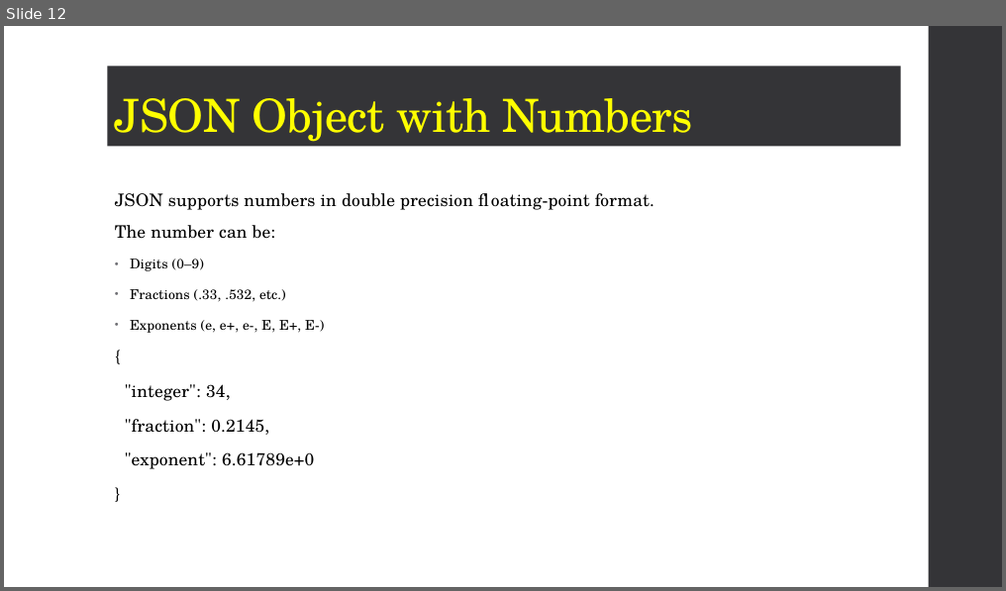
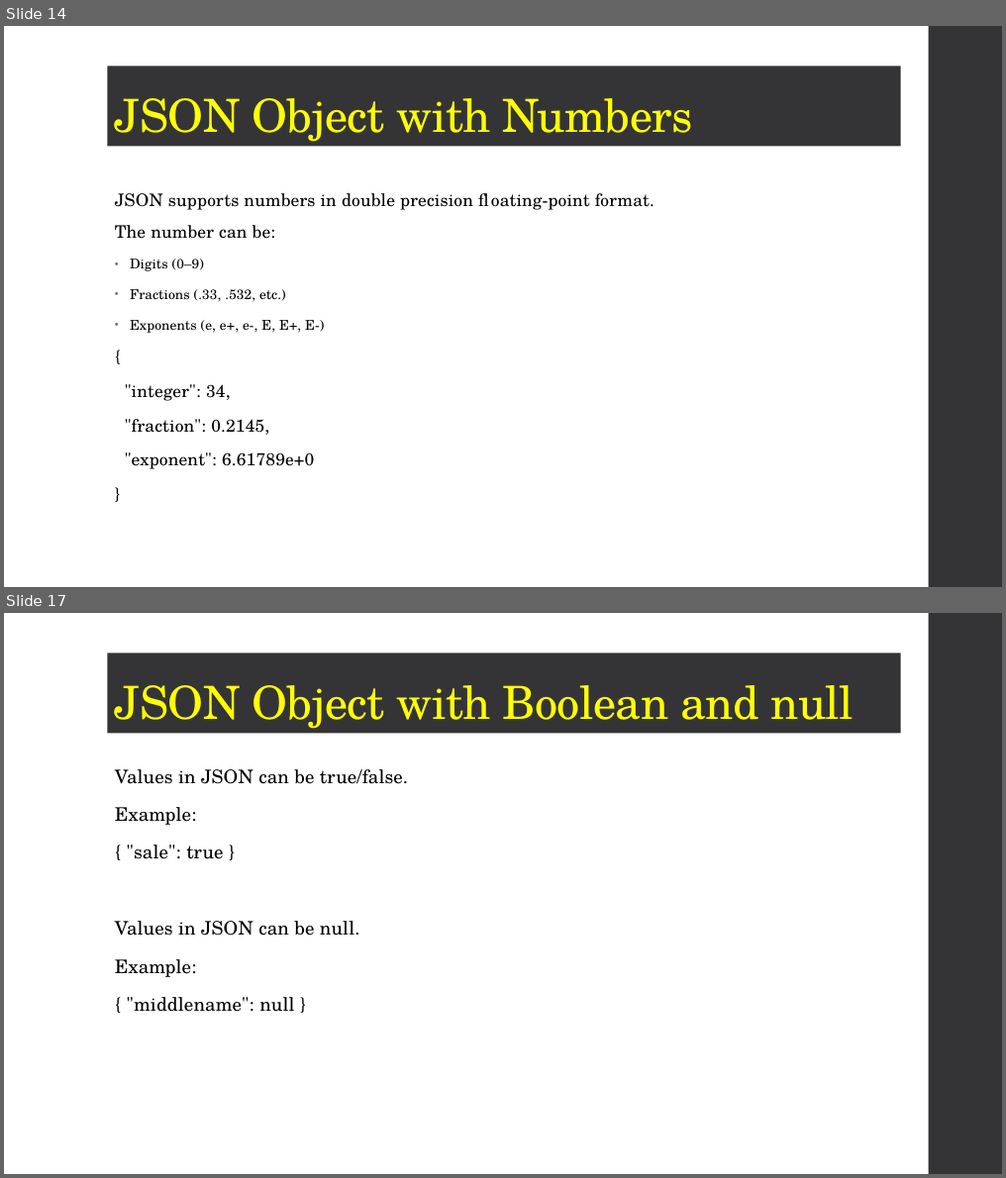
Before and after one commit to tubahoorain/notes, a slide deck: JSON.pptx. Shown one above the other, each under a label of ours: slide 12 before the commit, slides 14 and 17 after it; the slides between them are not shown. The pictures are 1006x591 and 1006x1178 pixels, drawn with LibreOffice and Linux fonts; fonts in the diff are those of the drawing. Boxes give left, top, right and bottom in pixels: in the first picture for what was removed or moved away, otherwise in the second. Text is boxed around its words. In the diff, an @@ line names an element or a change of style, - is before the commit and + after.

```diff
--- a/JSON.pptx
+++ b/JSON.pptx
@@ slide 17 added at [4,613,1002,1174], background #FFFFFF; not listed: 1 template element that a slide beside it also shows @@
@@ title added at [107,653,901,733], fill #353537, 44 pt, text #FFFF00 @@
+JSON Object with Boolean and null
@@ text added at [115,769,408,1012], 18 pt, text #000000 @@
+Values in JSON can be true/false.
+Example:
+{ "sale": true }
+Values in JSON can be null.
+Example:
+{ "middlename": null }
@@ what was slide 12 is now slide 14 @@
```
Also in this commit, not shown: 1 slide changed, 6 other slides added.
